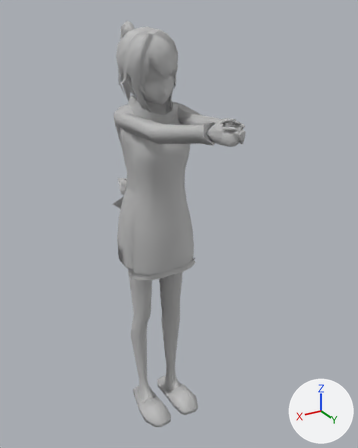
An edit to the FBX model Assets/res/animation/pose_model.fbx, drawn before and after from the same camera.
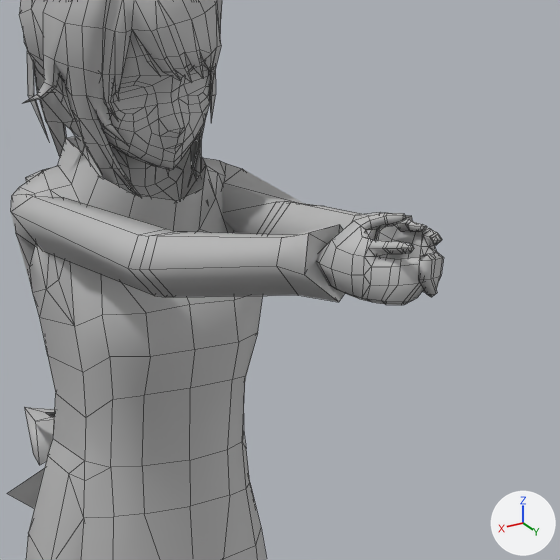
There are two pictures of each version: one whole from a 50 mm camera at (0.879, 1.655, 1.691) aimed at (-0.031, 0.138, 0.933), one close up on the part from 31% to 79% of the width and 12% to 50% of the height. Lighting does not change. The marker at lower right points along +X, +Y and +Z. Both versions are drawn at frame 5 of the action 'Armature|aim'; the numbers are the values there. The close-ups show mesh edges as thin lines.

Names of what the first close-up shows: 'f02_apron_00_m'.
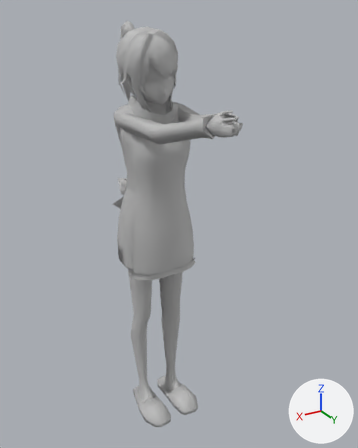
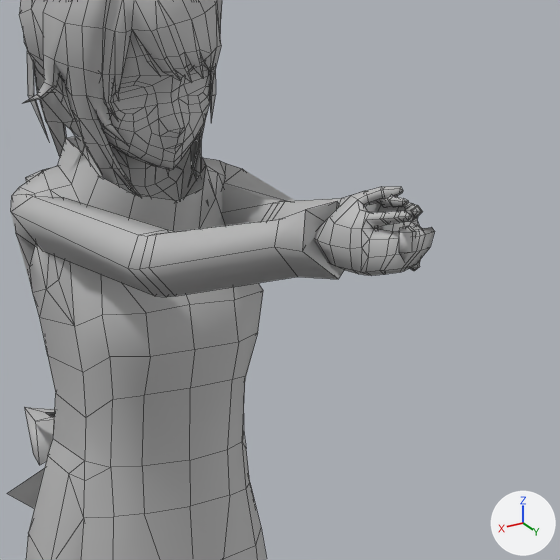
Where the change shows, as pixel boxes (x1, y1, x2, y2) in the close-ups (560 x 560 px):
'f02_apron_00_m', posed
    before: (7, 0, 444, 560)
    after: (7, 0, 434, 560)
bone 'LeftArmRoll', root to tip
    before: (254, 218) to (344, 206)
    after: (254, 218) to (346, 206)
bone 'LeftForeArm', root to tip
    before: (294, 233) to (370, 222)
    after: (290, 233) to (367, 221)
bone 'RightForeArm', root to tip
    before: (164, 265) to (96, 253)
    after: (165, 265) to (95, 251)

The edits, one by one:
Bone 'LeftArmRoll' (bone_leftarmroll) turns from (-86, 3, 5) to (-86, 1, 5) degrees about its own x, y and z.
Bone 'LeftForeArm' (bone_leftforearm) turns from (1, -3, -2) to (2, -8, -2) degrees about its own x, y and z.
Bone 'RightForeArm' (bone_rightforearm) turns from (2, 11, -3) to (3, 16, -4) degrees about its own x, y and z.
